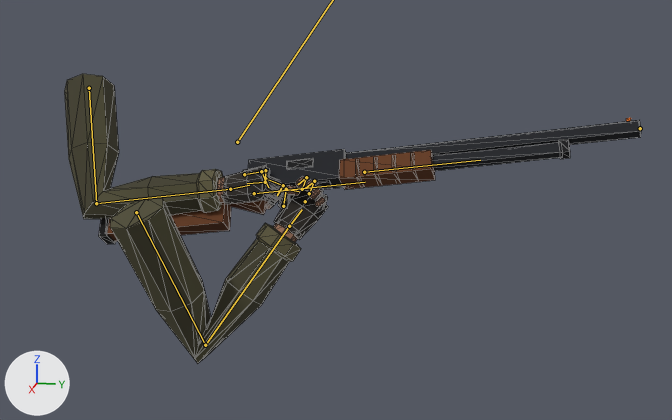
Before and after pictures for a commit that changed the glTF model assets/models/viewmodel_shotgun.glb.
Rendered twice from a 50 mm lens placed at (2.027, 0.634, 0.358), pointed at (0.056, 0.24, -0.135). The lights are fixed; the arrows at lower left show +X, +Y and +Z. The older version comes first. Both versions are drawn at frame 9 of the action 'ReloadShell'; the numbers are the values there. The bones that bend it are drawn over the model as lines. Mesh edges are drawn as thin lines.

In view in the first picture: 'Arms'.
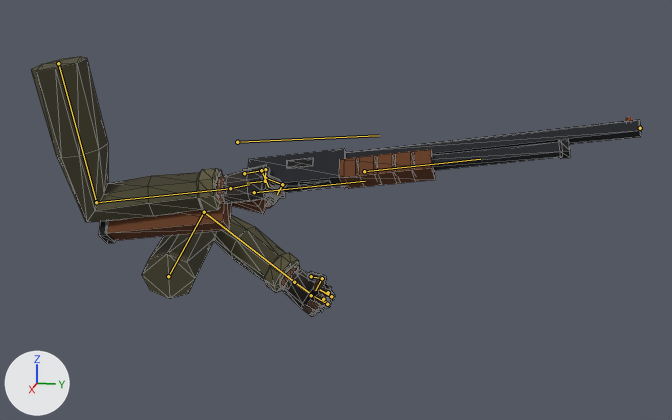
Pixel boxes [x1, y1, x2, y2] of what changed, in the pictures (672 x 420 px):
'Arms', posed (10% shorter)
    before: [64, 74, 641, 364]
    after: [31, 56, 642, 316]
bone 'upper_arm.L', root to tip
    before: (136, 212) to (205, 345)
    after: (168, 276) to (204, 212)
bone 'forearm.L', root to tip
    before: (205, 345) to (289, 226)
    after: (204, 212) to (294, 282)
bone 'upper_arm.R', root to tip
    before: (89, 88) to (96, 203)
    after: (58, 63) to (96, 202)
bone 'forearm.R', root to tip
    before: (96, 203) to (230, 189)
    after: (96, 202) to (230, 188)

Diff of the bpy script that builds the scene:
```diff
--- a/assets/models/viewmodel_shotgun.glb.py
+++ b/assets/models/viewmodel_shotgun.glb.py
@@ bone_root @@
 bone_root = bpy.data.objects['Rig'].pose.bones['root']
-bone_root.rotation_quaternion = (0.339, 0.071, -0.823, -0.45)  # degrees (-65, -150, 29)
+bone_root.rotation_quaternion = (0.737, -0.122, -0.595, -0.276)  # degrees (30, -73, -64)
@@ bone_upper_arm_l @@
 bone_upper_arm_l = bpy.data.objects['Rig'].pose.bones['upper_arm.L']  # child of 'root'
-bone_upper_arm_l.rotation_quaternion = (0.235, 0.17, 0.312, 0.901)  # degrees (41, -9, 147)
+bone_upper_arm_l.rotation_quaternion = (0.077, 0.259, 0.391, 0.873)  # degrees (53, -23, 158)
@@ bone_forearm_l @@
 bone_forearm_l = bpy.data.objects['Rig'].pose.bones['forearm.L']  # child of 'upper_arm.L'
-bone_forearm_l.rotation_quaternion = (0.562, 0.307, -0.598, -0.466)  # degrees (85, -23, -101)
+bone_forearm_l.rotation_quaternion = (0.128, -0.529, -0.728, -0.412)  # degrees (-37, -141, -59)
@@ bone_upper_arm_r @@
 bone_upper_arm_r = bpy.data.objects['Rig'].pose.bones['upper_arm.R']  # child of 'root'
-bone_upper_arm_r.rotation_quaternion = (0.564, -0.203, 0.178, 0.78)  # degrees (3, 31, 109)
+bone_upper_arm_r.rotation_quaternion = (0.65, -0.217, 0.147, 0.712)  # degrees (-5, 30, 94)
@@ bone_forearm_r @@
 bone_forearm_r = bpy.data.objects['Rig'].pose.bones['forearm.R']  # child of 'upper_arm.R'
-bone_forearm_r.rotation_quaternion = (0.816, 0.319, 0.48, -0.025)  # degrees (56, 53, 26)
+bone_forearm_r.rotation_quaternion = (0.899, 0.379, 0.108, -0.183)  # degrees (43, 20, -15)
```
